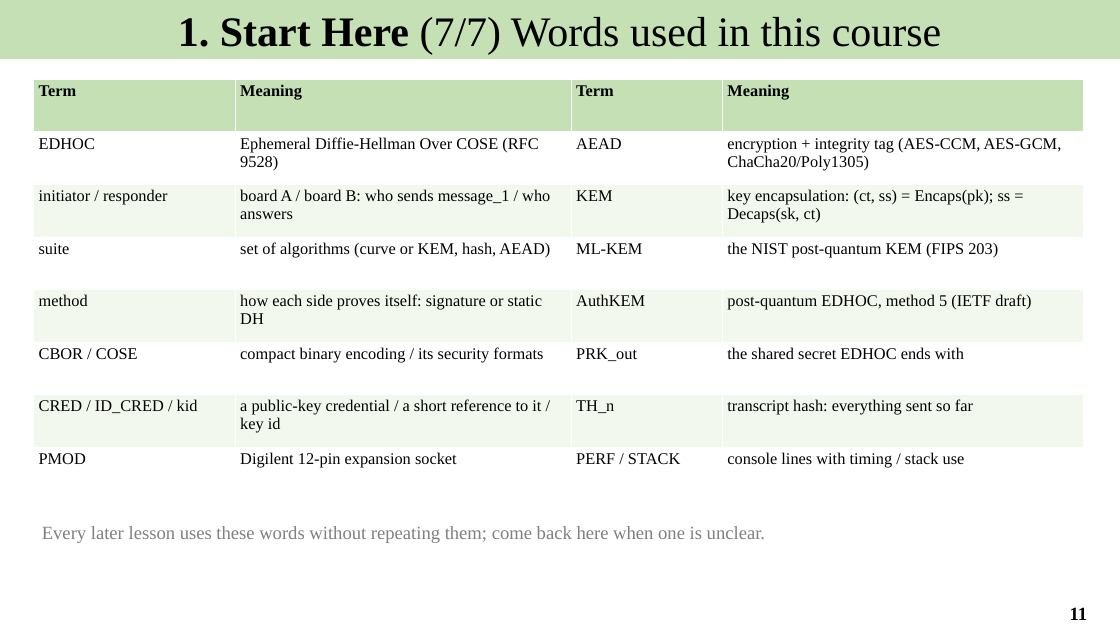
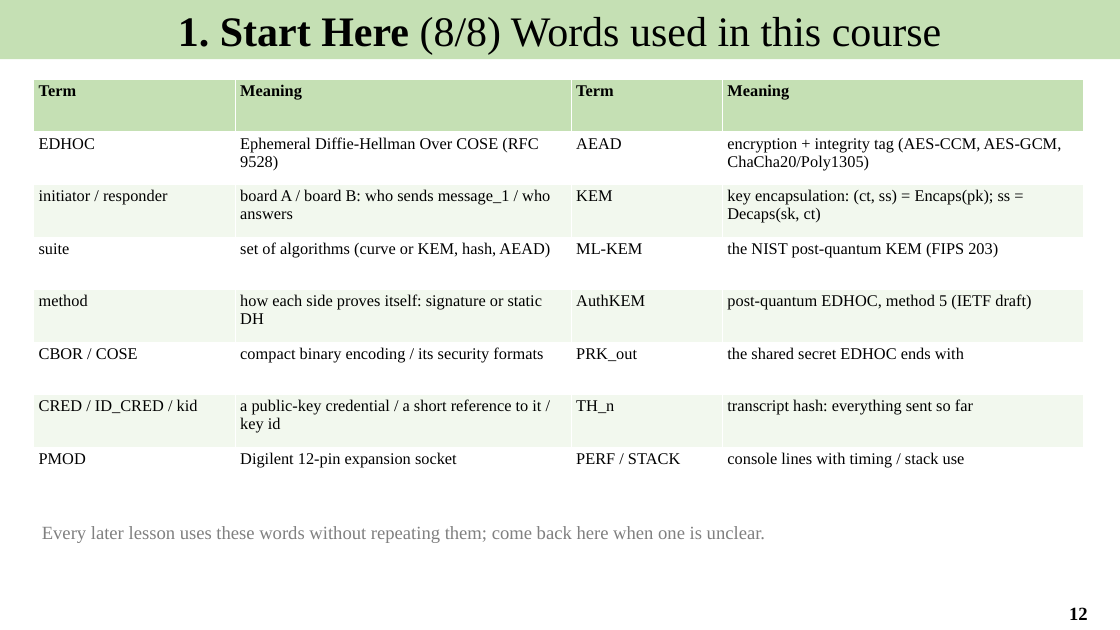
Before and after one commit to Khaiduy/chipyard-edhoc, a slide deck: slide 12 of fpga/sw/export/docs/slides/01_EDHOC_SoC_on_Arty_A7-100T.pptx (slide 11 before the commit). Drawn at 1120x630 pixels with LibreOffice and Linux fonts; fonts in the diff are those of the drawing. Boxes give left, top, right and bottom in pixels: in the first picture for what was removed or moved away, otherwise in the second. Text is boxed around its words. In the diff, an @@ line names an element or a change of style, - is before the commit and + after.

```diff
--- a/fpga/sw/export/docs/slides/01_EDHOC_SoC_on_Arty_A7-100T.pptx
+++ b/fpga/sw/export/docs/slides/01_EDHOC_SoC_on_Arty_A7-100T.pptx
@@ text in rectangle at (178, 17, 942, 54): text changed @@
-1. Start Here (7/7) Words used in this course
+1. Start Here (8/8) Words used in this course
@@ page number at (1069, 607, 1088, 620): text changed @@
-11
+12
```
Also in this commit, not shown: 7 other slides changed, 1 slide added, 17 other files.
